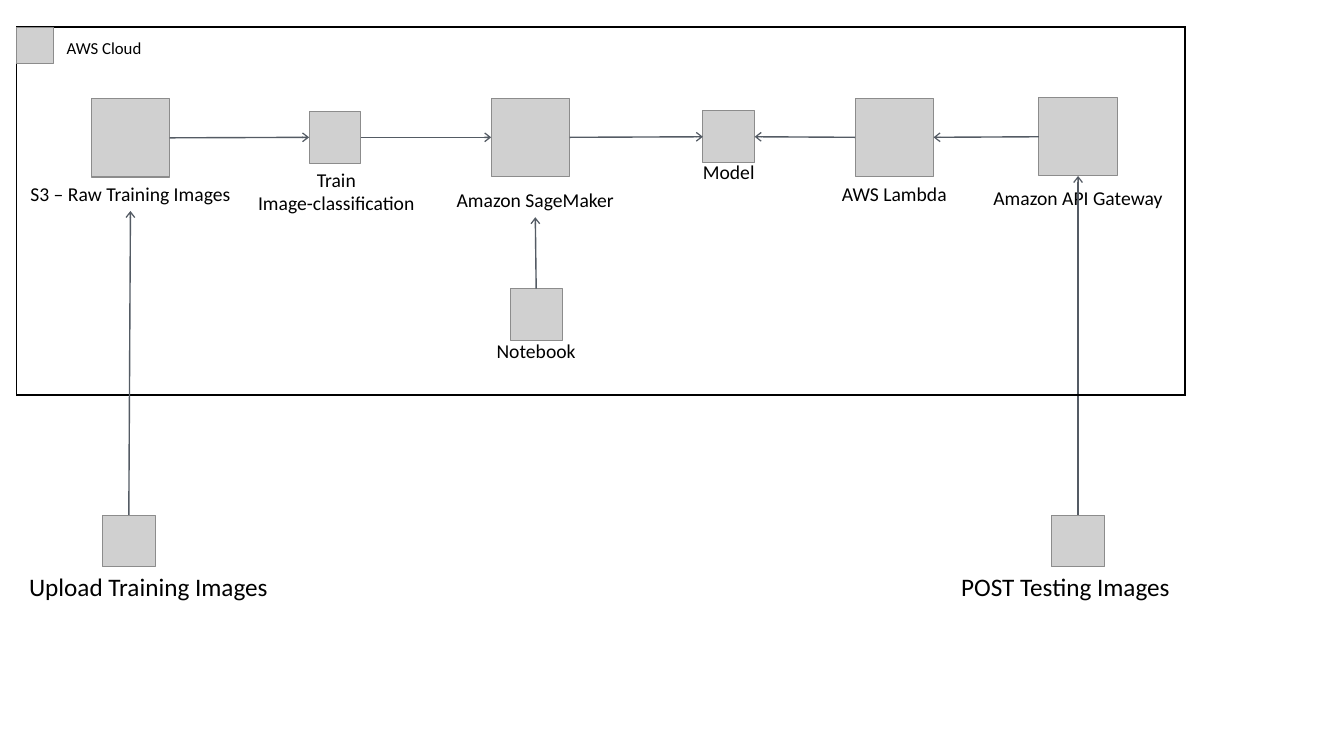
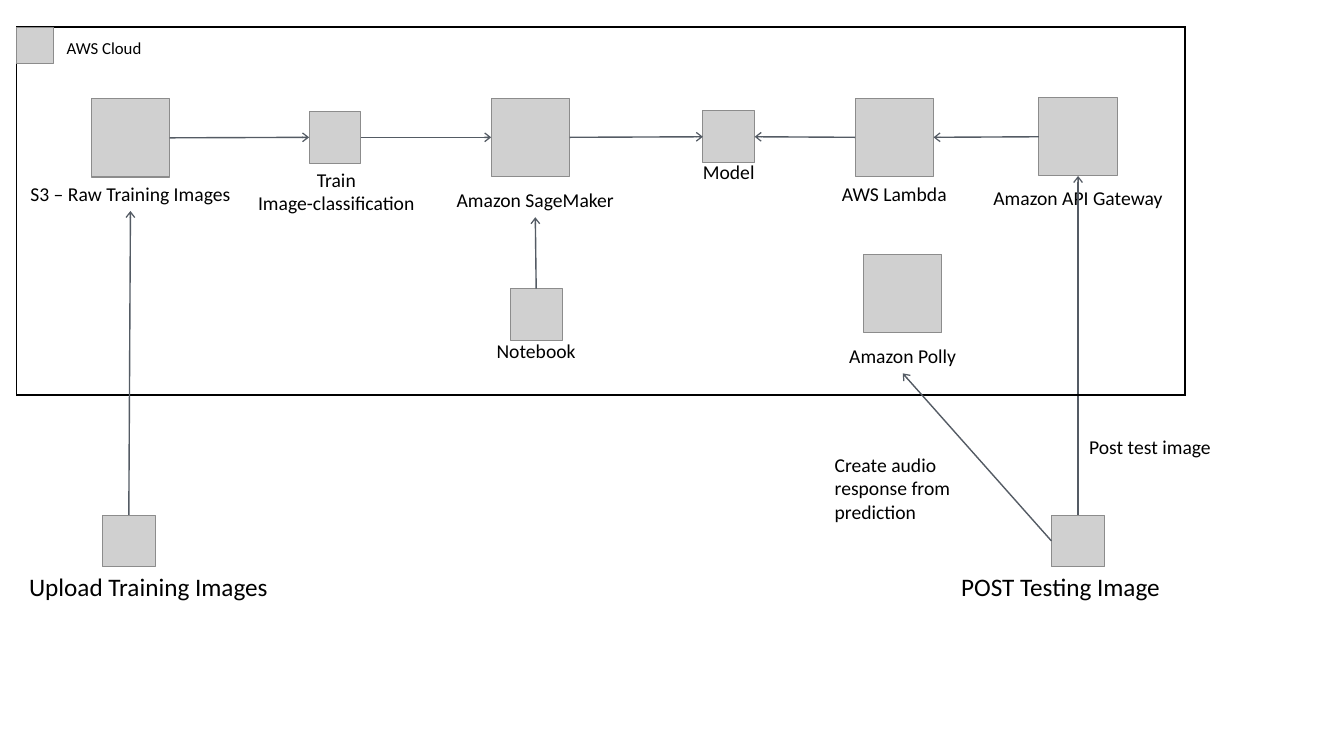
Before and after one commit to youngsoul/aws-ml-vision, a slide deck: slide 2 of docs/RecycleGuru.pptx. Drawn at 1344x756 pixels with LibreOffice and Linux fonts; fonts in the diff are those of the drawing; grey boxes stand for pictures. Boxes give left, top, right and bottom in pixels: in the first picture for what was removed or moved away, otherwise in the second. Text is boxed around its words. In the diff, an @@ line names an element or a change of style, - is before the commit and + after.

Commit message:
added coffee mug, added direct polly integration,

```diff
--- a/docs/RecycleGuru.pptx
+++ b/docs/RecycleGuru.pptx
@@ picture added at [864, 254, 943, 333] @@
@@ text added at [849, 349, 956, 366], 14 pt, text #000000 @@
+Amazon Polly
@@ arrow added from (1052, 541) to (903, 373), #545B64 1 pt @@
@@ text added at [1089, 440, 1210, 458], 14 pt, text #000000 @@
+Post test image
@@ text added at [835, 458, 951, 522], 14 pt, text #000000 @@
+Create audio response from prediction
@@ text at [961, 578, 1160, 601]: text changed @@
-POST Testing Images
+POST Testing Image
```
Also in this commit, not shown: 31 other files.
